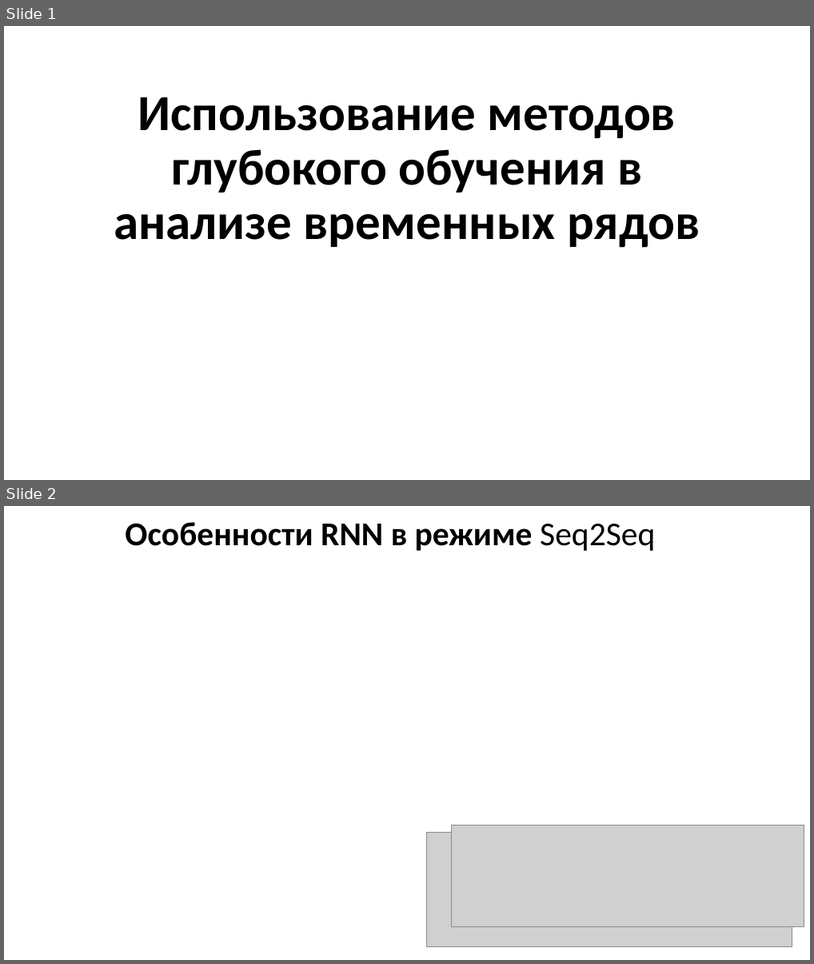
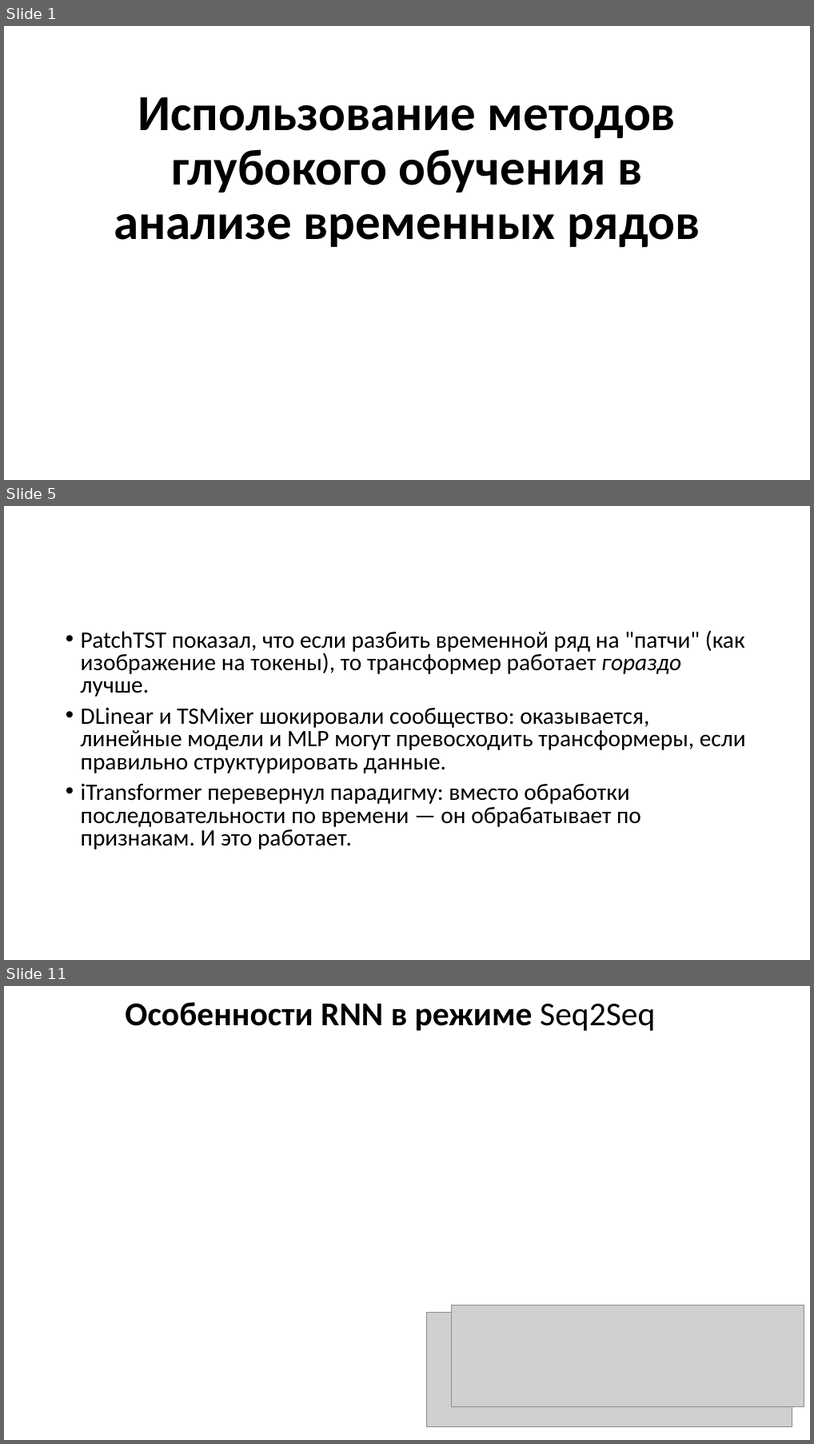
Before and after one commit to MVRonkin/TimeSeriesCourse, a slide deck: 2025/LEC/07-4 Foundation.pptx. Shown one above the other, each under a label of ours: slides 1 and 2 before the commit, slides 1, 5 and 11 after it; the slides between them are not shown. The pictures are 814x964 and 814x1444 pixels, drawn with LibreOffice and Linux fonts; fonts in the diff are those of the drawing; grey boxes stand for pictures. Boxes give left, top, right and bottom in pixels: in the first picture for what was removed or moved away, otherwise in the second. Text is boxed around its words. In the diff, an @@ line names an element or a change of style, - is before the commit and + after.

```diff
--- a/2025/LEC/07-4 Foundation.pptx
+++ b/2025/LEC/07-4 Foundation.pptx
@@ slide 5 added at (4, 506, 810, 960), background #FFFFFF @@
@@ text added at (81, 630, 746, 849), 28 pt, text #000000 @@
+• PatchTST показал, что если разбить временной ряд на "патчи" (как изображение на токены), то трансформер работает гораздо лучше.
+• DLinear и TSMixer шокировали сообщество: оказывается, линейные модели и MLP могут превосходить трансформеры, если правильно структурировать данные.
+• iTransformer перевернул парадигму: вместо обработки последовательности по времени — он обрабатывает по признакам. И это работает.
@@ what was slide 2 is now slide 11 @@
```
Also in this commit, not shown: 8 other slides added.
